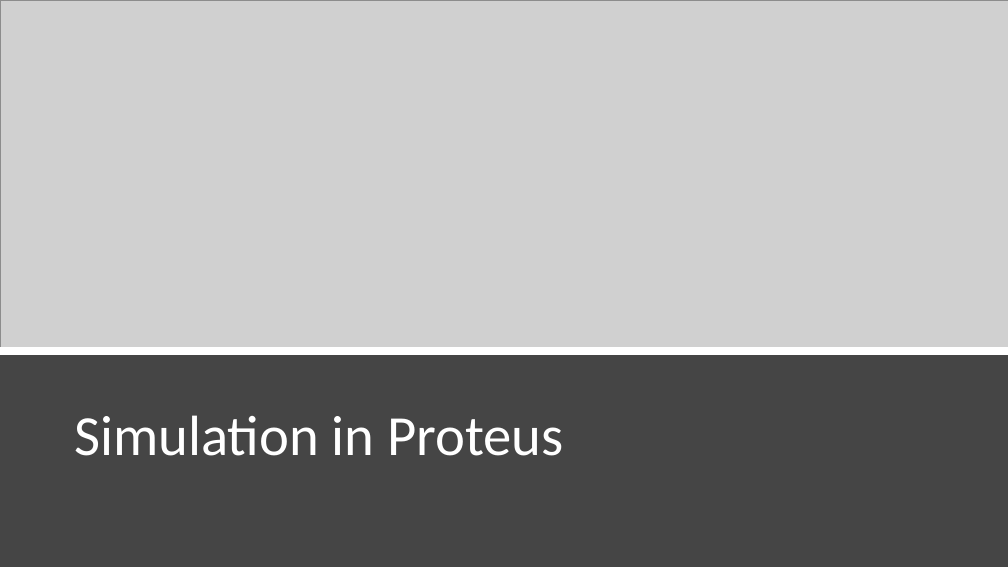
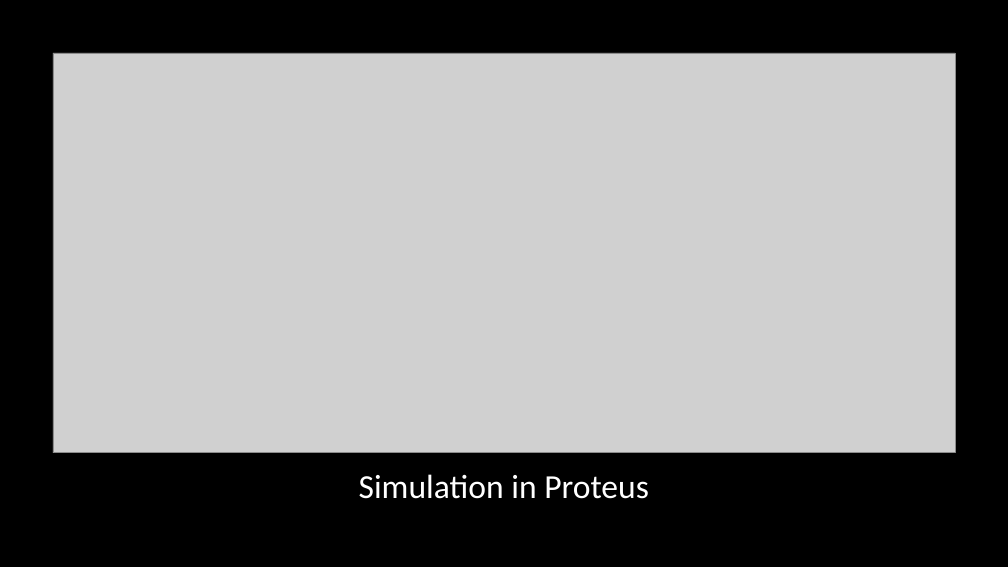
Before and after one commit to Team-Sagittarius-ENTC/Linear-Power-Supply, a slide deck: slide 8 of assignments_material/LPS-progress-review-december_2021.pptx. Drawn at 1008x567 pixels with LibreOffice and Linux fonts; fonts in the diff are those of the drawing; grey boxes stand for pictures. Boxes give left, top, right and bottom in pixels: in the first picture for what was removed or moved away, otherwise in the second. Text is boxed around its words. In the diff, an @@ line names an element or a change of style, - is before the commit and + after.

```diff
--- a/assignments_material/LPS-progress-review-december_2021.pptx
+++ b/assignments_material/LPS-progress-review-december_2021.pptx
@@ background #454545 to #000000 @@
@@ picture: place and size @@
-picture at [0, 0, 1008, 351]
+picture at [53, 53, 955, 453]
@@ line removed from (0, 351) to (1008, 351) @@
@@ title "Simulation in Proteus": place and size @@
-title "Simulation in Proteus" at [74, 415, 563, 456]
+title "Simulation in Proteus" at [359, 474, 649, 499]
@@ title "Simulation in Proteus" at [359, 474, 649, 499]: size 54 to 32 pt; alignment left to centre; vertical alignment bottom to middle @@
```
Also in this commit, not shown: 5 other slides changed.
